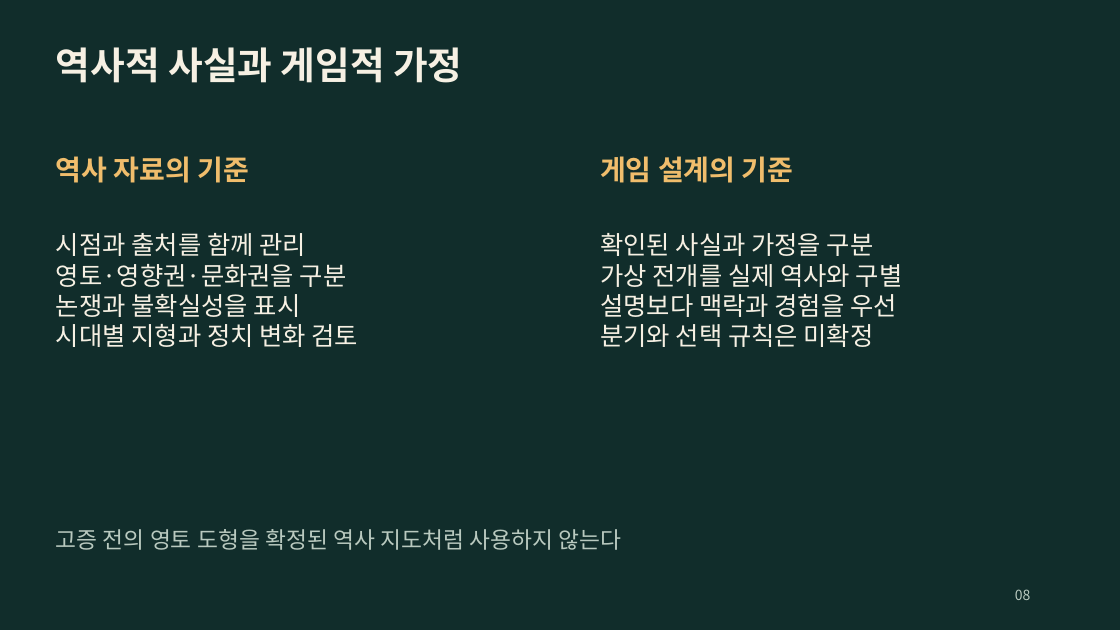
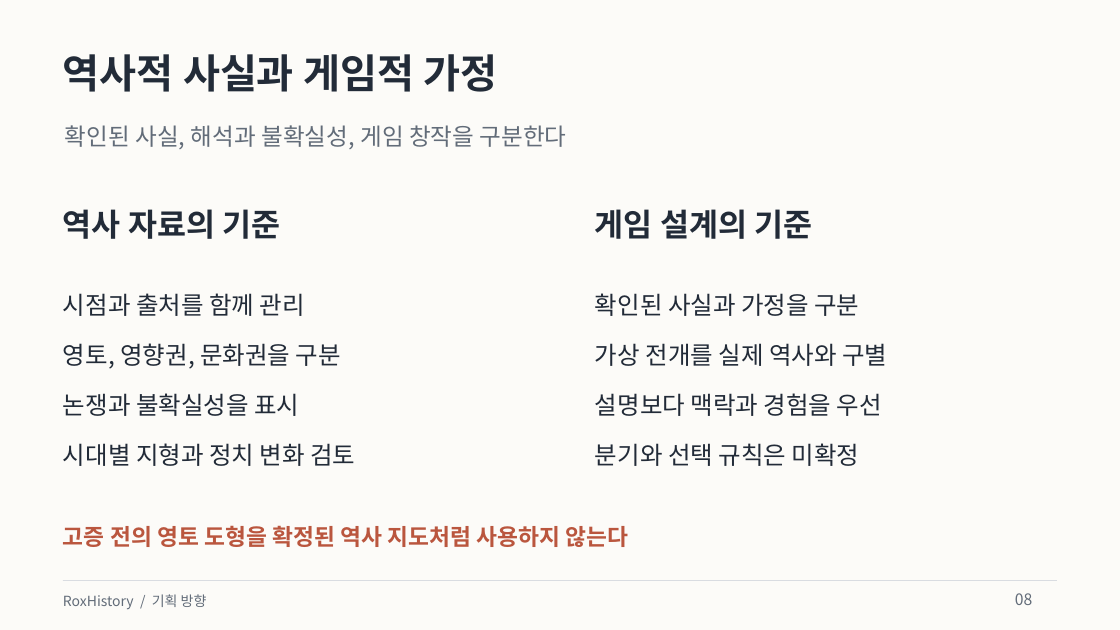
Before and after one commit to byungho-cho/roxhistory, a slide deck: slide 8 of presentations/RoxHistory_Overview_v0.1-handover.pptx. Drawn at 1120x630 pixels with LibreOffice and Linux fonts; fonts in the diff are those of the drawing. Boxes give left, top, right and bottom in pixels: in the first picture for what was removed or moved away, otherwise in the second. Text is boxed around its words. In the diff, an @@ line names an element or a change of style, - is before the commit and + after.

Commit message:
design: refresh presentations with a light editorial style and concise copy

```diff
--- a/presentations/RoxHistory_Overview_v0.1-handover.pptx
+++ b/presentations/RoxHistory_Overview_v0.1-handover.pptx
@@ background #112D2B to #FCFBF8 @@
@@ text "역사적 사실과 게임적 가정": place and size @@
-text "역사적 사실과 게임적 가정" at bbox=[56, 47, 462, 83]
+text "역사적 사실과 게임적 가정" at bbox=[63, 54, 497, 92]
@@ text "역사적 사실과 게임적 가정" at bbox=[63, 54, 497, 92]: size 32.2 to 34.5 pt, text colour #F6F0E3 to #222B38 @@
@@ text added at bbox=[65, 125, 567, 149], 20.2 pt, text #626C79 @@
+확인된 사실, 해석과 불확실성, 게임 창작을 구분한다
@@ text "역사 자료의 기준": place and size @@
-text "역사 자료의 기준" at bbox=[56, 156, 249, 183]
+text "역사 자료의 기준" at bbox=[63, 209, 280, 239]
@@ text "역사 자료의 기준" at bbox=[63, 209, 280, 239]: size 24 to 27 pt, text colour #F0BD6C to #222B38 @@
@@ text "게임 설계의 기준" at bbox=[595, 209, 812, 239]: size 24 to 27 pt, text colour #F0BD6C to #222B38 @@
@@ text "게임 설계의 기준": place and size @@
-text "게임 설계의 기준" at bbox=[600, 156, 794, 183]
+text "게임 설계의 기준" at bbox=[595, 209, 812, 239]
@@ text at bbox=[600, 233, 874, 256]: paragraph removed @@
-확인된 사실과 가정을 구분
@@ text added at bbox=[63, 293, 305, 316], 21 pt, text #222B38 @@
+시점과 출처를 함께 관리
@@ text added at bbox=[595, 293, 859, 316], 21 pt, text #222B38 @@
+확인된 사실과 가정을 구분
@@ text at bbox=[600, 294, 897, 347]: paragraphs removed @@
-설명보다 맥락과 경험을 우선
-분기와 선택 규칙은 미확정
@@ text at bbox=[63, 343, 341, 369]: text changed; size 21.8 to 21 pt; text colour #F6F0E3 to #222B38 @@
-시점과 출처를 함께 관리
-영토·영향권·문화권을 구분
-논쟁과 불확실성을 표시
-시대별 지형과 정치 변화 검토
+영토, 영향권, 문화권을 구분
@@ text "가상 전개를 실제 역사와 구별": place and size @@
-text "가상 전개를 실제 역사와 구별" at bbox=[600, 233, 903, 347]
+text "가상 전개를 실제 역사와 구별" at bbox=[595, 343, 887, 366]
@@ text "가상 전개를 실제 역사와 구별" at bbox=[595, 343, 887, 366]: size 21.8 to 21 pt, text colour #F6F0E3 to #222B38 @@
@@ text added at bbox=[63, 393, 299, 416], 21 pt, text #222B38 @@
+논쟁과 불확실성을 표시
@@ text added at bbox=[595, 393, 882, 416], 21 pt, text #222B38 @@
+설명보다 맥락과 경험을 우선
@@ text added at bbox=[63, 443, 355, 466], 21 pt, text #222B38 @@
+시대별 지형과 정치 변화 검토
@@ text added at bbox=[595, 443, 860, 466], 21 pt, text #222B38 @@
+분기와 선택 규칙은 미확정
@@ text "고증 전의 영토 도형을 확정된 ...": place and size @@
-text "고증 전의 영토 도형을 확정된 ..." at bbox=[56, 529, 621, 550]
+text "고증 전의 영토 도형을 확정된 ..." at bbox=[63, 525, 629, 547]
@@ text "고증 전의 영토 도형을 확정된 ..." at bbox=[63, 525, 629, 547]: text colour #B9C9BF to #BA563E, bold on @@
@@ rectangle added at bbox=[63, 581, 1057, 581], fill #D9DCE1 @@
@@ text added at bbox=[63, 594, 207, 609], 12 pt, text #626C79 @@
+RoxHistory / 기획 방향
@@ text "08" at bbox=[1015, 593, 1032, 605]: size 12 to 13.5 pt, text colour #B9C9BF to #626C79 @@
```
Also in this commit, not shown: 9 other slides changed, 8 other files.
